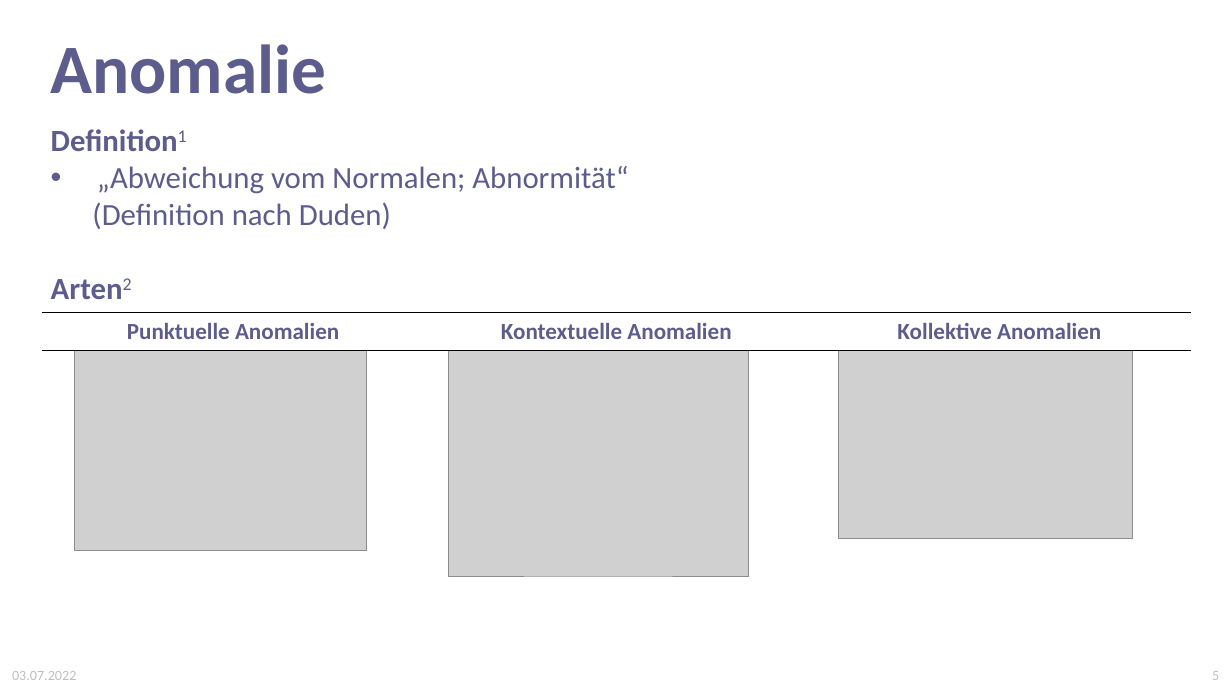
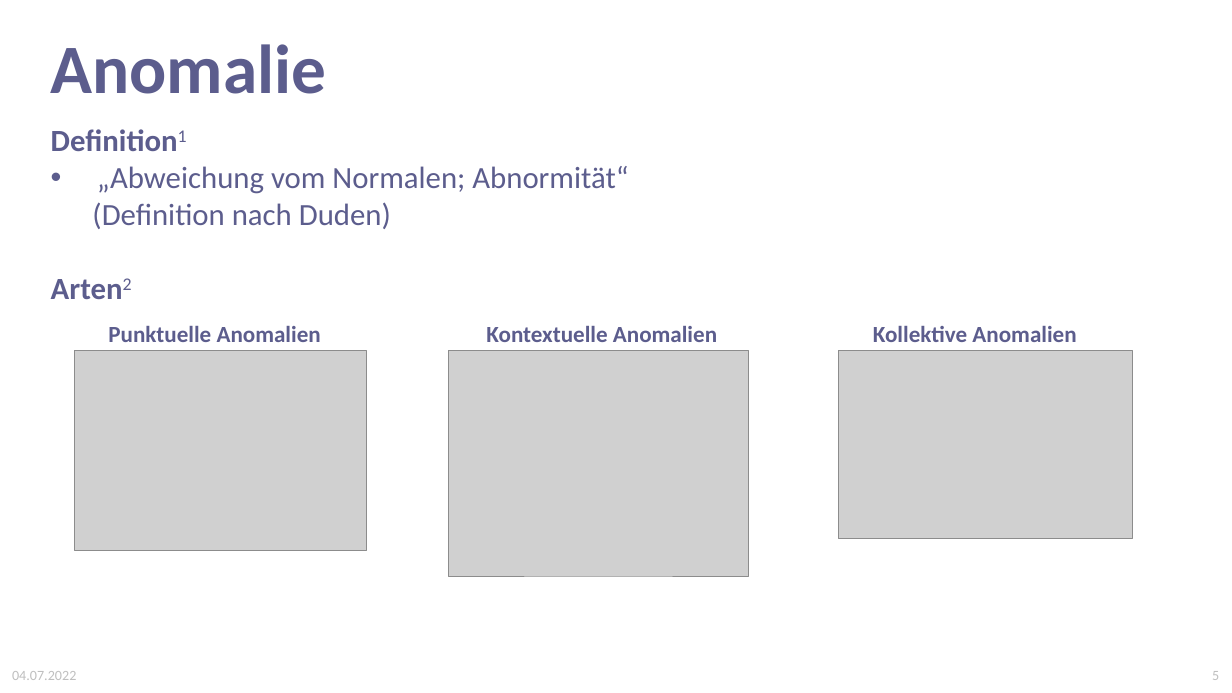
Before and after one commit to kiya1013/APuPDaten, a slide deck: slide 6 of Documents/Produktpraesentation_Bierweiler.pptx. Drawn at 1232x693 pixels with LibreOffice and Linux fonts; fonts in the diff are those of the drawing; grey boxes stand for pictures. Boxes give left, top, right and bottom in pixels: in the first picture for what was removed or moved away, otherwise in the second. Text is boxed around its words. In the diff, an @@ line names an element or a change of style, - is before the commit and + after.

```diff
--- a/Documents/Produktpraesentation_Bierweiler.pptx
+++ b/Documents/Produktpraesentation_Bierweiler.pptx
@@ table removed at [42,312,1192,350], 1 rows, 3 columns @@
-Punktuelle Anomalien | Kontextuelle Anomalien | Kollektive Anomalien
@@ text added at [108,326,321,342], 18 pt, text #5C5D8D, bold @@
+Punktuelle Anomalien
@@ text added at [486,326,717,342], 18 pt, text #5C5D8D, bold @@
+Kontextuelle Anomalien
@@ text added at [873,326,1076,342], 18 pt, text #5C5D8D, bold @@
+Kollektive Anomalien
@@ text at [12,671,76,680]: text changed @@
-03.07.2022
+04.07.2022
```
Also in this commit, not shown: 15 other slides changed, 1 other file.
